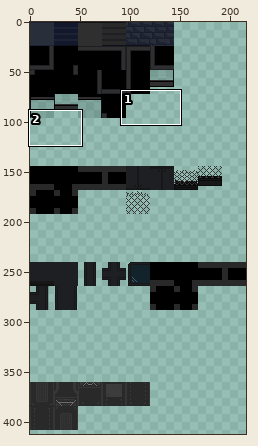
Two states of a sprite sheet, src/ZeroFootprintSociety/Content/Maps/Walls.png. The picture above shows the old version from afar; the outline marks the close-up.
Close-up. The starting point:
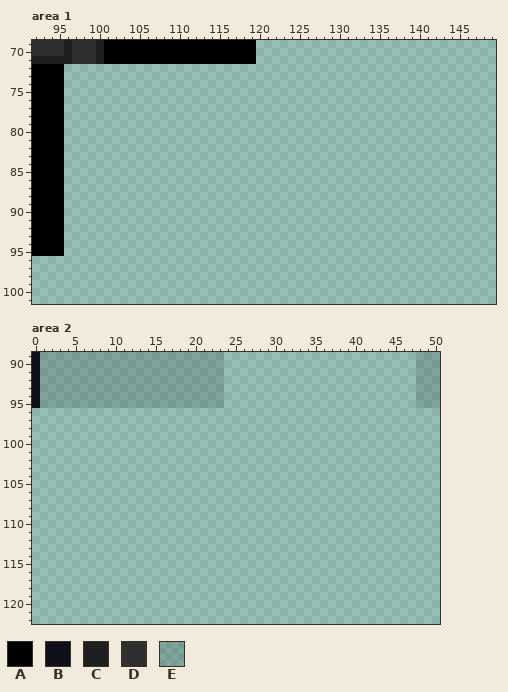
The file is 216x480 pixels. Colours within 5 levels of each other are drawn and written as one. Shown: area 1: x 92..149, y 69..101; area 2: x 0..50, y 89..122. The wide view leaves out empty margins.
Palette (. is transparent): A #000000  B #10101b  C #1e1f23  D #2f2f2f  E #223f3f35
Pixels before, area 1, first column x 92:
69 DDDDCDDDCAAAAAAAAAAAAAAAAAAA
70 DDDDCDDDCAAAAAAAAAAAAAAAAAAA
71 CCCCCDDDCAAAAAAAAAAAAAAAAAAA
72 AAAA........................
73 AAAA........................
74 AAAA........................
75 AAAA........................
76 AAAA........................
77 AAAA........................
78 AAAA........................
79 AAAA........................
80 AAAA........................
81 AAAA........................
82 AAAA........................
83 AAAA........................
84 AAAA........................
85 AAAA........................
86 AAAA........................
87 AAAA........................
88 AAAA........................
89 AAAA........................
90 AAAA........................
91 AAAA........................
92 AAAA........................
93 AAAA........................
94 AAAA........................
95 AAAA........................
Pixels before, area 2, first column x 0:
89 BEEEEEEEEEEEEEEEEEEEEEEE........................EEE
90 BEEEEEEEEEEEEEEEEEEEEEEE........................EEE
91 BEEEEEEEEEEEEEEEEEEEEEEE........................EEE
92 BEEEEEEEEEEEEEEEEEEEEEEE........................EEE
93 BEEEEEEEEEEEEEEEEEEEEEEE........................EEE
94 BEEEEEEEEEEEEEEEEEEEEEEE........................EEE
95 BEEEEEEEEEEEEEEEEEEEEEEE........................EEE
The result:
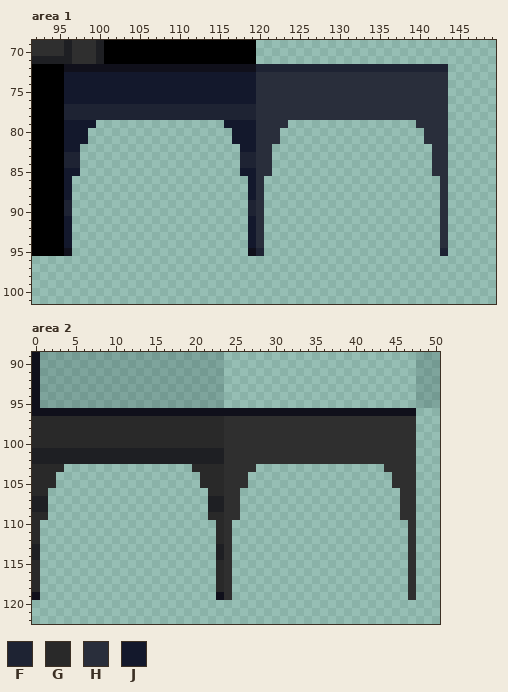
Colours new in this view: F #1e2333  G #292929  H #292e3b  J #13182c
The exact change:
Area 1:
The author put colour B in row 72 at x 96 to 119; in row 95 at x 96 and 119.
The author put colour F in row 72 at x 120 to 143; in rows 77 to 78 at x 96 to 119; in rows 83 to 84 at x 96 to 97 and 118 to 119; in rows 89 to 90 at x 96 and 119; in row 95 at x 120 and 143.
The author put colour H in rows 73 to 78 at x 120 to 143; in row 79 at x 120 to 123 and 140 to 143; in rows 80 to 81 at x 120 to 122 and 141 to 143; in rows 82 to 85 at x 120 to 121 and 142 to 143; in rows 86 to 94 at x 120 and 143.
The author put colour J in rows 73 to 76 at x 96 to 119; in row 79 at x 96 to 99 and 116 to 119; in rows 80 to 81 at x 96 to 98 and 117 to 119; in row 82 at x 96 to 97 and 118 to 119; in row 85 at x 96 to 97 and 118 to 119; in rows 86 to 88 at x 96 and 119.
The author put colour J in rows 91 to 94 at x 96 and 119.
Area 2:
The author put colour B in row 96 at x 0 to 47; in row 119 at x 0 and 23.
The author put colour C in rows 101 to 102 at x 0 to 23; in rows 107 to 108 at x 0 to 1 and 22 to 23; in rows 113 to 114 at x 0 and 23.
The author put colour D in rows 97 to 102 at x 24 to 47; in row 103 at x 24 to 27 and 44 to 47; in rows 104 to 105 at x 24 to 26 and 45 to 47; in rows 106 to 109 at x 24 to 25 and 46 to 47; in rows 110 to 119 at x 24 and 47.
The author put colour G in rows 97 to 100 at x 0 to 23; in row 103 at x 0 to 3 and 20 to 23; in rows 104 to 105 at x 0 to 2 and 21 to 23; in row 106 at x 0 to 1 and 22 to 23; in row 109 at x 0 to 1 and 22 to 23; in rows 110 to 112 at x 0 and 23.
The author put colour G in rows 115 to 118 at x 0 and 23.
Changed places in both close-ups, as pixel boxes (x1, y1, x2, y2):
added: (64, 64, 448, 256)
added: (32, 408, 416, 600)
